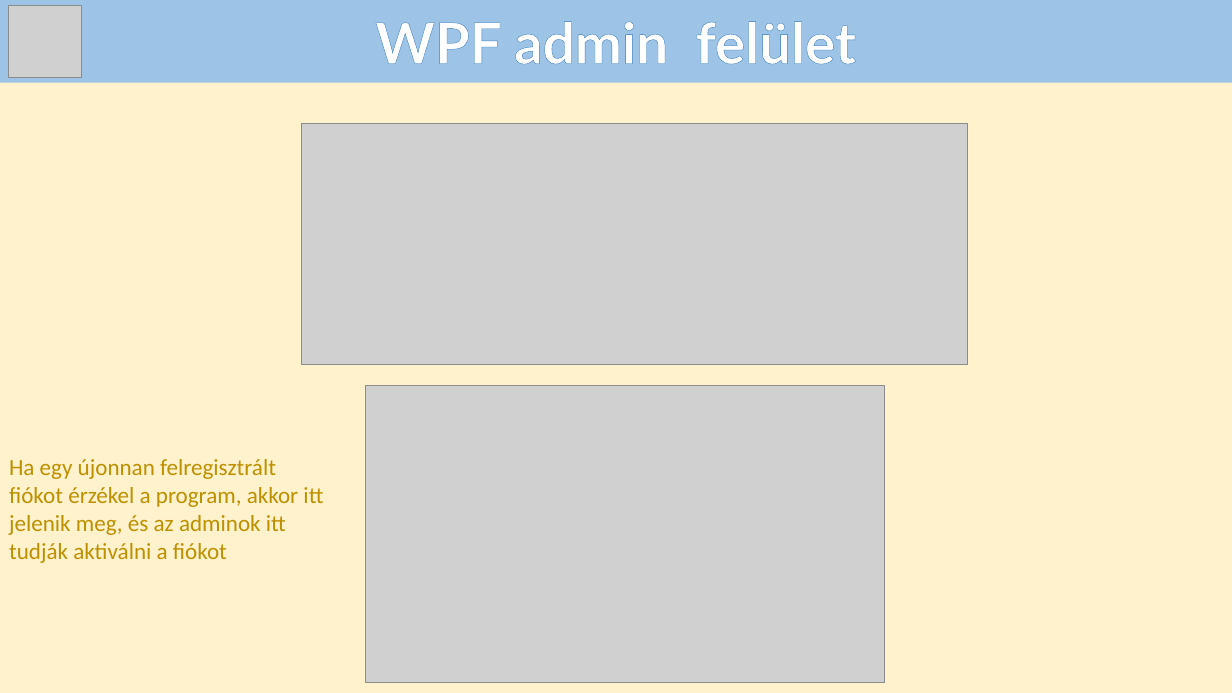
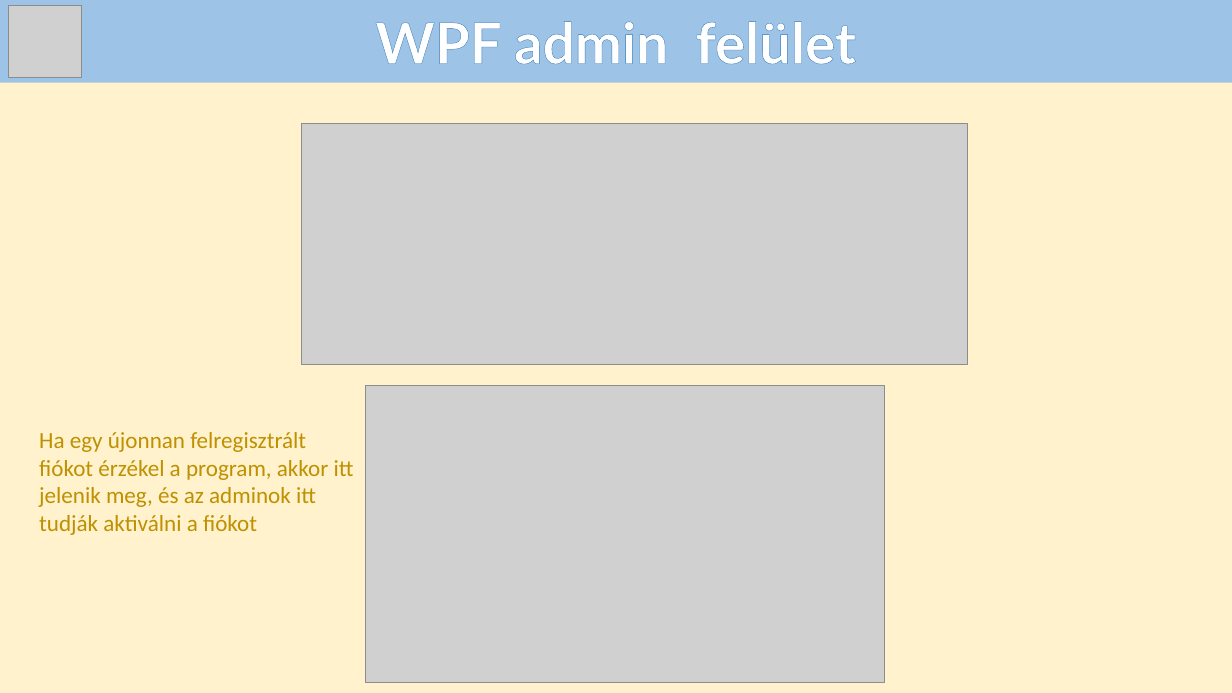
Before and after one commit to Andras-12c/Dozsa-Csarda, a slide deck: slide 11 of DózsaCsárda_PA_FB_PG.pptx. Drawn at 1232x693 pixels with LibreOffice and Linux fonts; fonts in the diff are those of the drawing; grey boxes stand for pictures. Boxes give left, top, right and bottom in pixels: in the first picture for what was removed or moved away, otherwise in the second. Text is boxed around its words. In the diff, an @@ line names an element or a change of style, - is before the commit and + after.

```diff
--- a/DózsaCsárda_PA_FB_PG.pptx
+++ b/DózsaCsárda_PA_FB_PG.pptx
@@ text "Ha egy újonnan felregisztrált fiókot ...": place and size @@
-text "Ha egy újonnan felregisztrált fiókot ..." at <box>9,459,323,563</box>
+text "Ha egy újonnan felregisztrált fiókot ..." at <box>39,432,354,535</box>
```
Also in this commit, not shown: 8 other slides changed.
